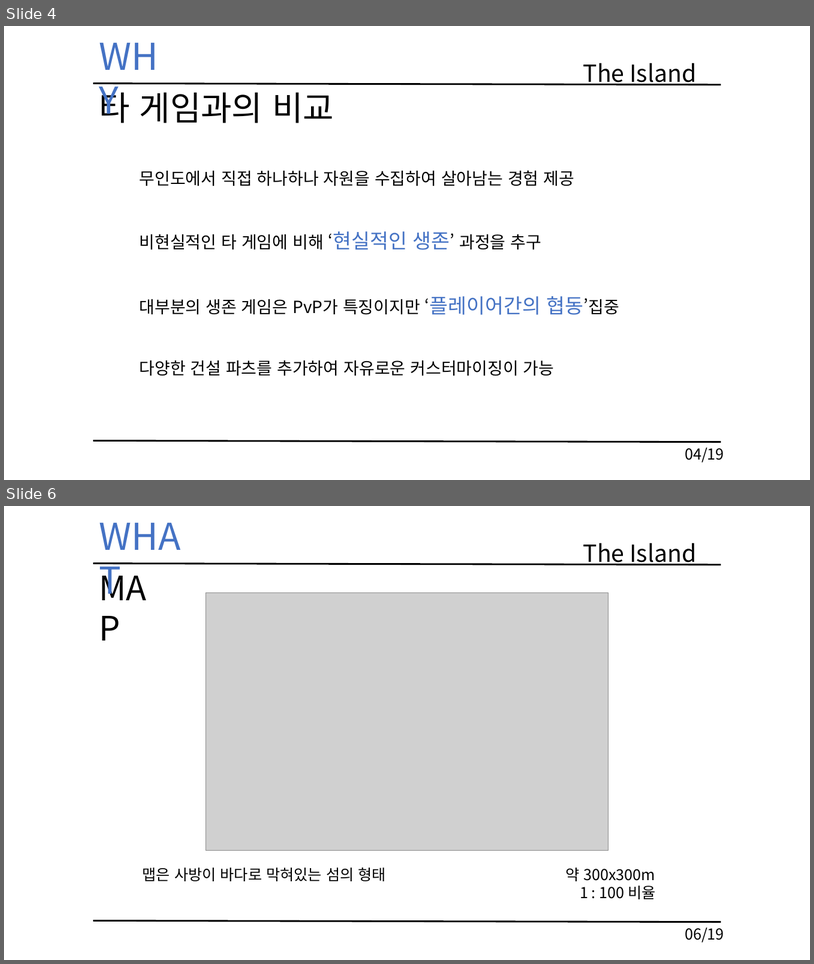
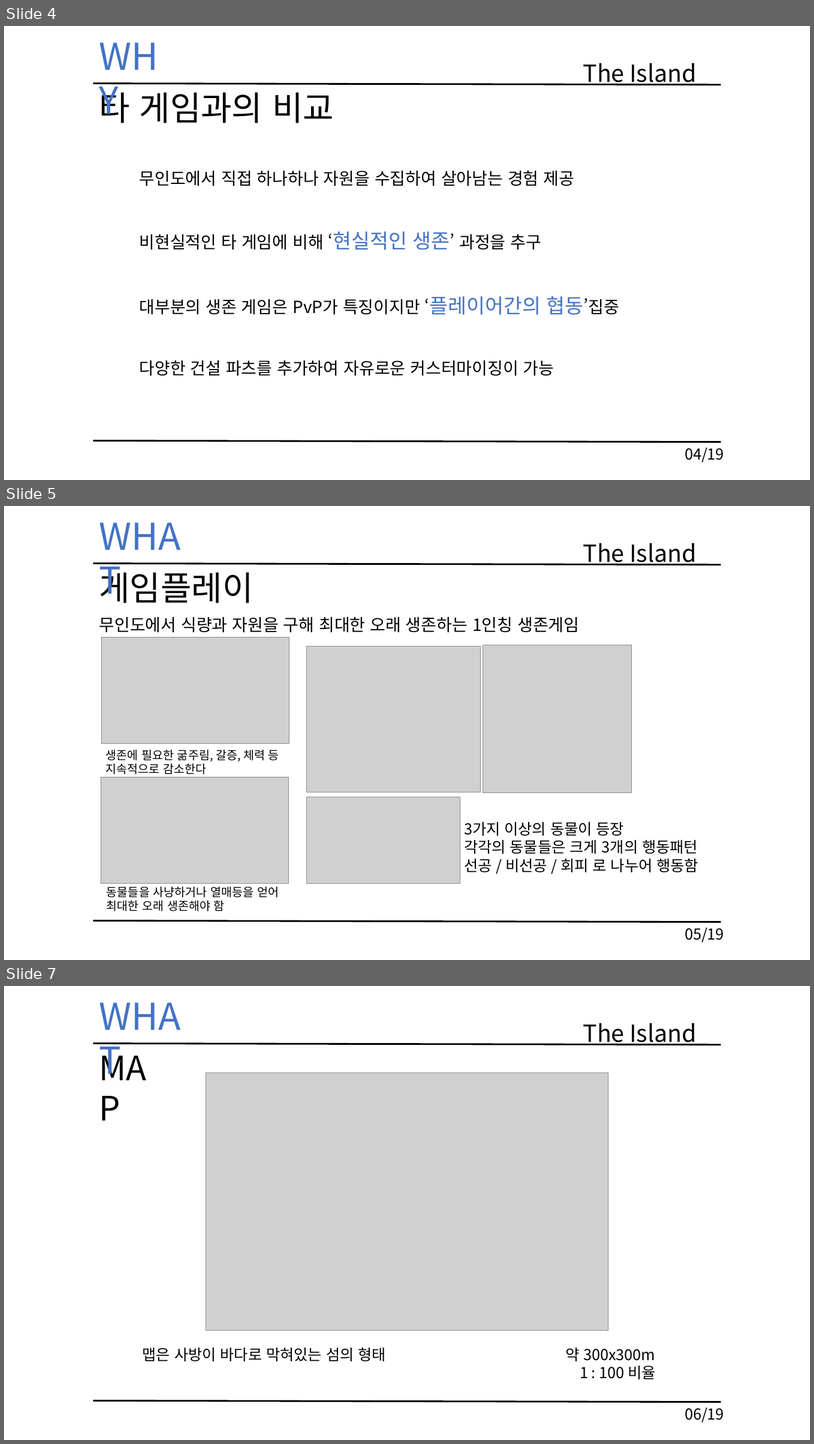
Before and after one commit to KimHaYoon/SickPerson, a slide deck: 문서/TheIsland_김하윤_이동규_이득유.pptx. Shown one above the other, each under a label of ours: slides 4 and 6 before the commit, slides 4, 5 and 7 after it; the slides between them are not shown. The pictures are 814x964 and 814x1444 pixels, drawn with LibreOffice and Linux fonts; fonts in the diff are those of the drawing; grey boxes stand for pictures. Boxes give left, top, right and bottom in pixels: in the first picture for what was removed or moved away, otherwise in the second. Text is boxed around its words. In the diff, an @@ line names an element or a change of style, - is before the commit and + after.

```diff
--- a/문서/TheIsland_김하윤_이동규_이득유.pptx
+++ b/문서/TheIsland_김하윤_이동규_이득유.pptx
@@ slide 5 added at (4,506,810,960), background #FFFFFF @@
@@ text added at (93,510,203,561), 44 pt, text #4472C4 @@
+WHAT
@@ text added at (584,543,696,565), 28 pt, text #000000 @@
+The Island
@@ line added from (93, 564) to (722, 565), #000000 2 pt @@
@@ text added at (99,567,254,603), 40 pt, text #000000 @@
+게임플레이
@@ text added at (99,616,579,633), 20 pt, text #000000 @@
+무인도에서 식량과 자원을 구해 최대한 오래 생존하는 1인칭 생존게임
@@ picture added at (101,637,290,743) @@
@@ picture added at (307,646,482,792) @@
@@ picture added at (483,645,632,793) @@
@@ text added at (105,749,279,774), 14 pt, text #000000 @@
+생존에 필요한 굶주림, 갈증, 체력 등
+지속적으로 감소한다
@@ picture added at (101,777,289,883) @@
@@ picture added at (307,796,461,883) @@
@@ text added at (464,822,699,872), 18 pt, text #000000 @@
+3가지 이상의 동물이 등장
+각각의 동물들은 크게 3개의 행동패턴
+선공 / 비선공 / 회피 로 나누어 행동함
@@ text added at (107,886,279,911), 14 pt, text #000000 @@
+동물들을 사냥하거나 열매등을 얻어
+최대한 오래 생존해야 함
@@ line added from (93, 921) to (722, 922), #000000 2 pt @@
@@ text added at (685,927,725,942), 18 pt, text #000000 @@
+05/19
@@ what was slide 6 is now slide 7 @@
```
Also in this commit, not shown: 2 slides changed, 1 other slide added.
